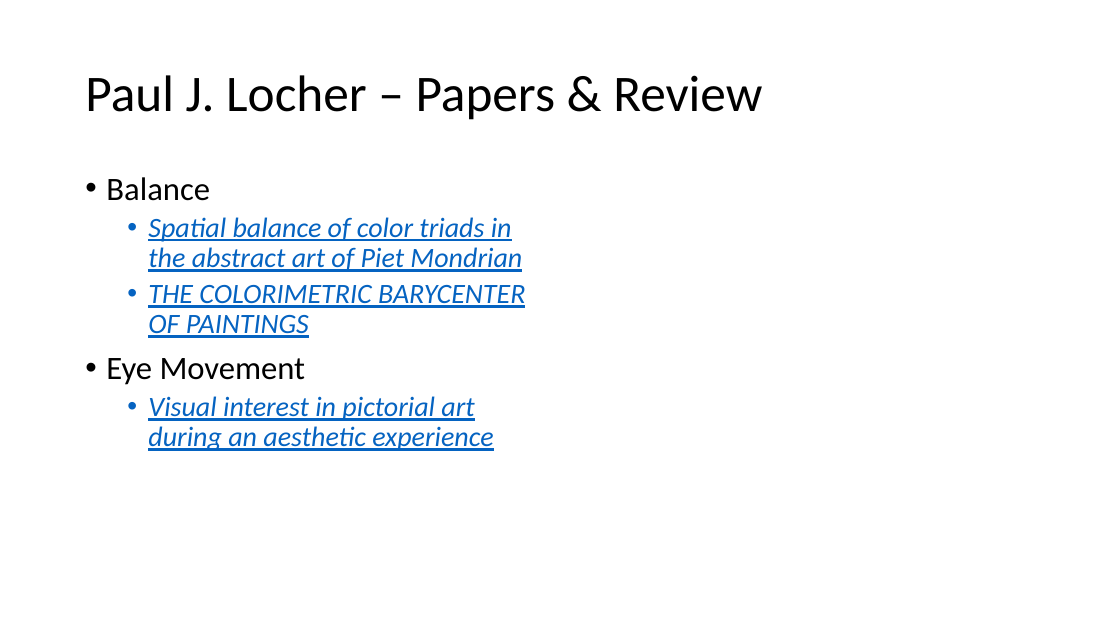
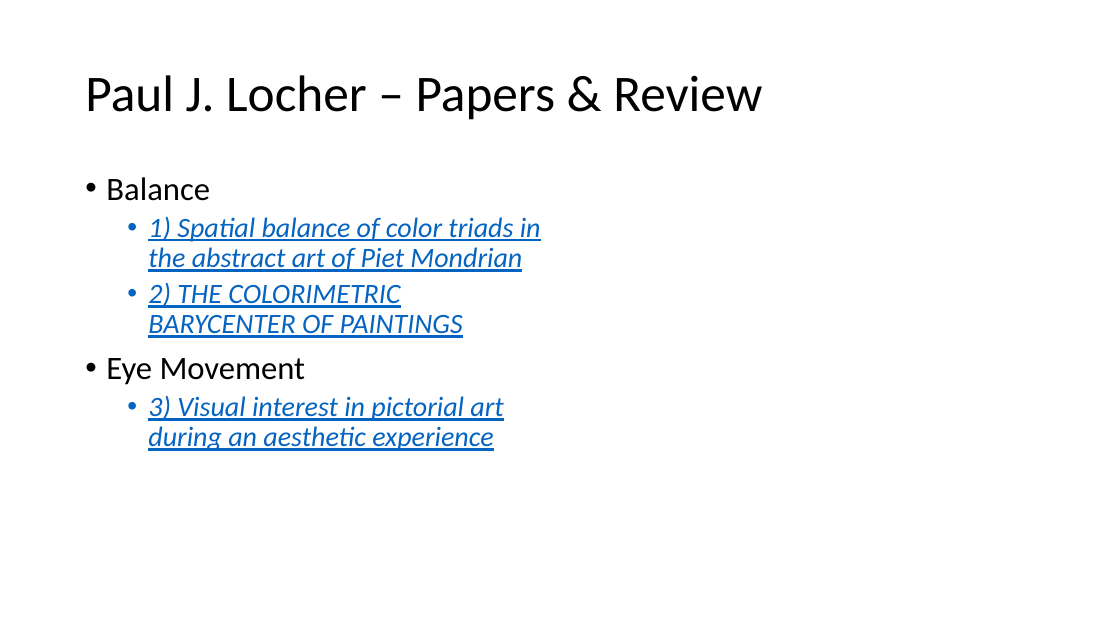
Before and after one commit to PatriciaXiao/Conclusion, a slide deck: slide 18 of Conclusion.pptx (slide 17 before the commit). Drawn at 1120x630 pixels with LibreOffice and Linux fonts; fonts in the diff are those of the drawing. Boxes give left, top, right and bottom in pixels: in the first picture for what was removed or moved away, otherwise in the second. Text is boxed around its words. In the diff, an @@ line names an element or a change of style, - is before the commit and + after.

Commit message:
12302015
Rudolf Arnheim: Done
Paul J. Locher: starting
Thinking about ideas for promoting visualization interactions.

```diff
--- a/Conclusion.pptx
+++ b/Conclusion.pptx
@@ text at (148,217,541,338): text changed @@
-  • Spatial balance of color triads in the abstract art of Piet Mondrian
-  • THE COLORIMETRIC BARYCENTER OF PAINTINGS
+  • 1) Spatial balance of color triads in the abstract art of Piet Mondrian
+  • 2) THE COLORIMETRIC BARYCENTER OF PAINTINGS
@@ text at (148,396,503,451): text changed @@
-  • Visual interest in pictorial art during an aesthetic experience
+  • 3) Visual interest in pictorial art during an aesthetic experience
```
Also in this commit, not shown: 2 other slides changed, 1 slide added, 1 other file.
